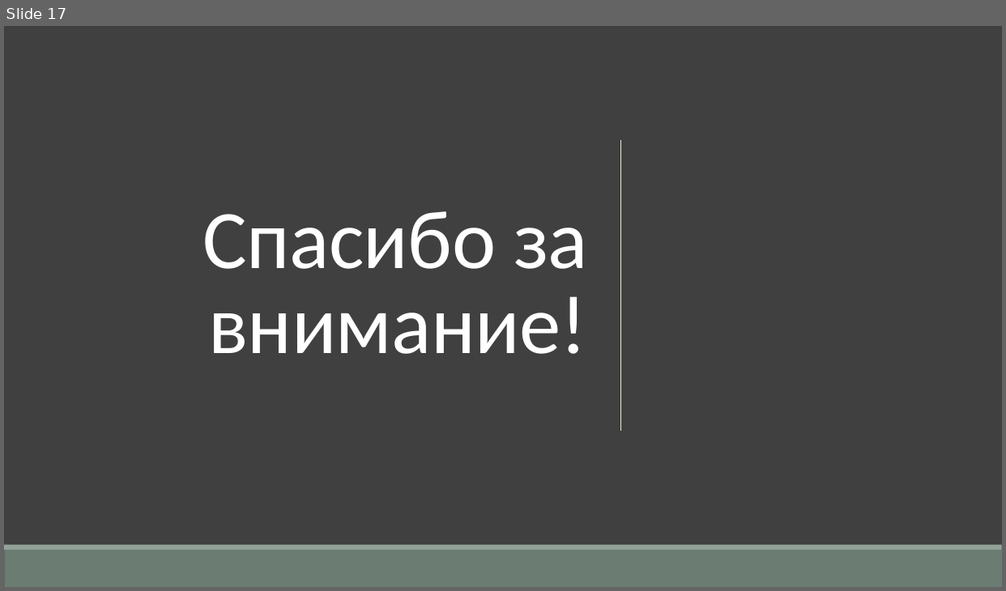
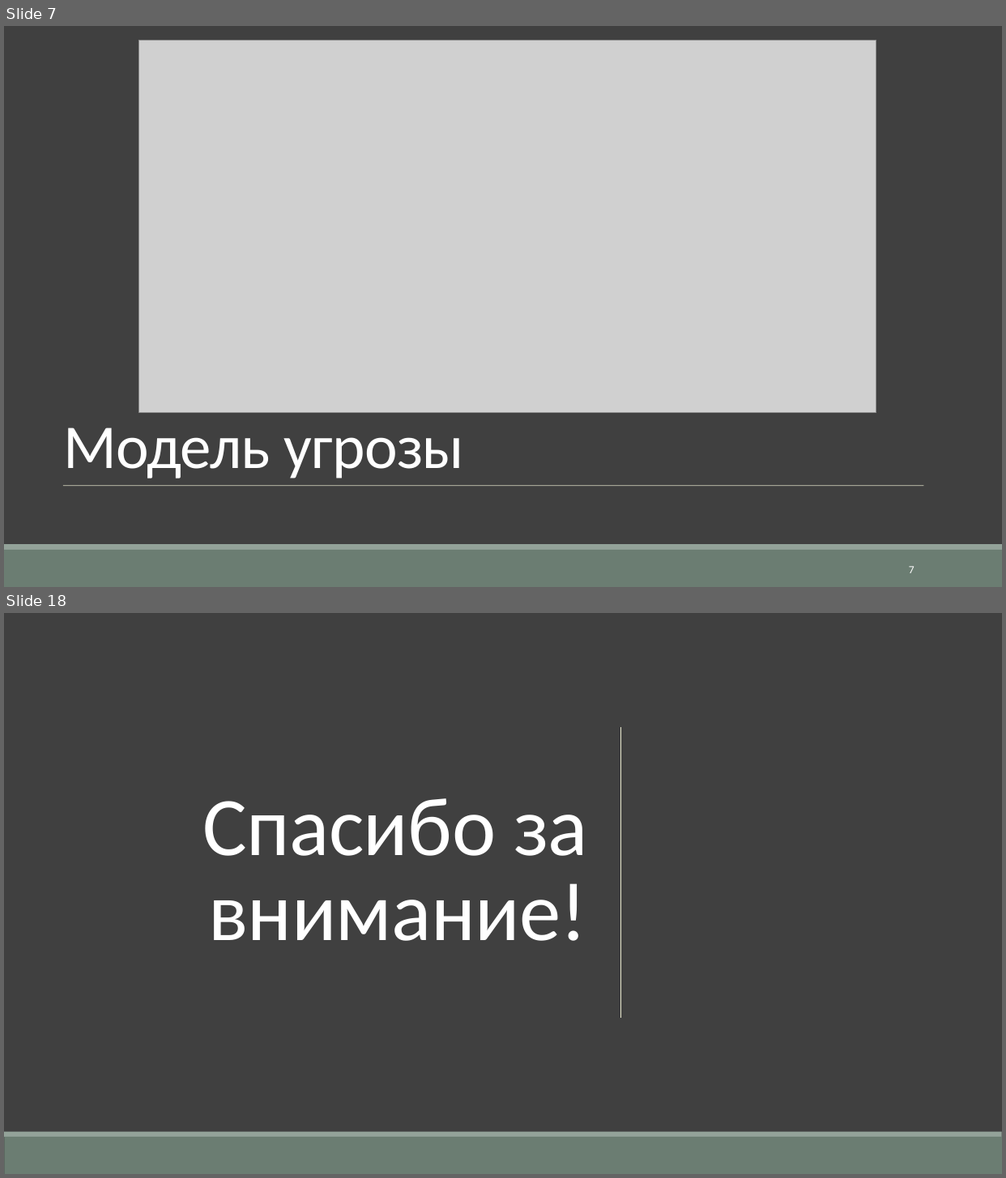
Before and after one commit to AknasMacefg/ITiABD, a slide deck: Курс 3/DevOps/ИД23-1_МасловАН_Отчёт по проекту.pptx. Shown one above the other, each under a label of ours: slide 17 before the commit, slides 7 and 18 after it; the slides between them are not shown. The pictures are 1006x591 and 1006x1178 pixels, drawn with LibreOffice and Linux fonts; fonts in the diff are those of the drawing; grey boxes stand for pictures. Boxes give left, top, right and bottom in pixels: in the first picture for what was removed or moved away, otherwise in the second. Text is boxed around its words. In the diff, an @@ line names an element or a change of style, - is before the commit and + after.

```diff
--- a/Курс 3/DevOps/ИД23-1_МасловАН_Отчёт по проекту.pptx
+++ b/Курс 3/DevOps/ИД23-1_МасловАН_Отчёт по проекту.pptx
@@ slide 7 added at (4, 26, 1002, 587), background #404040 @@
@@ rectangle added at (4, 26, 1002, 544), fill #404040 @@
@@ picture added at (138, 41, 876, 412) @@
@@ rectangle added at (4, 429, 1002, 434), fill #93A299 @@
@@ title added at (63, 428, 464, 479), 60 pt, text #FFFFFF @@
+Модель угрозы
@@ line added from (63, 485) to (924, 485), #ECEDD1 0.5 pt @@
@@ rectangle added at (4, 544, 1002, 550), fill #93A299 @@
@@ rectangle added at (4, 550, 1002, 587), fill #6B7D72 @@
@@ page number added at (909, 566, 914, 574), 10.5 pt, text #FFFFFF @@
+7
@@ what was slide 17 is now slide 18 @@
```
Also in this commit, not shown: 4 slides changed, 12 other slides added, 12 slides removed, 4 other files.
